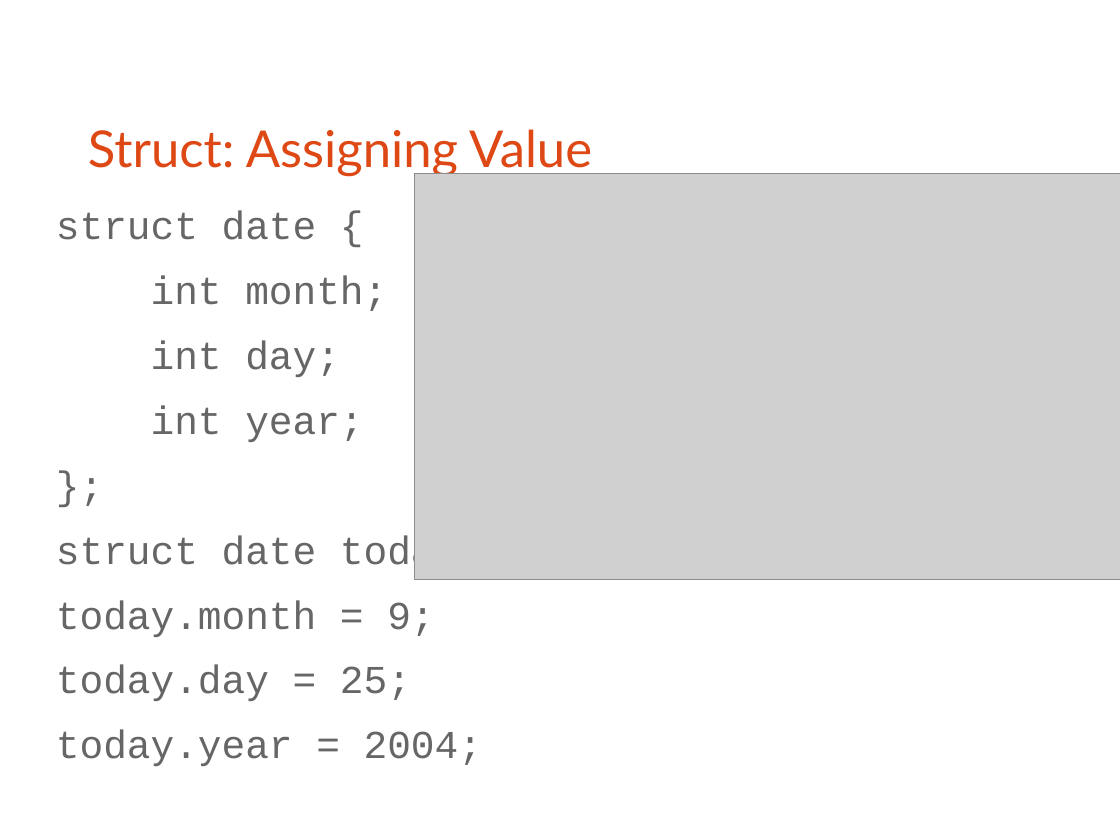
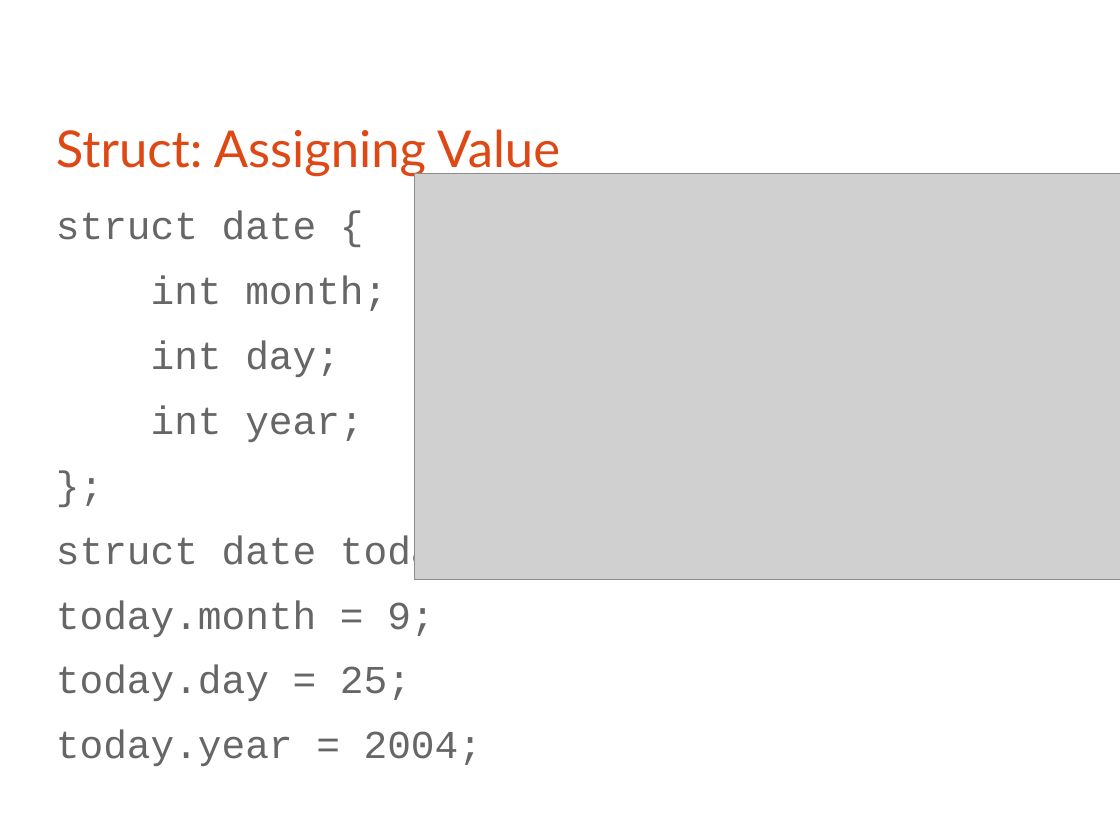
Before and after one commit to bagustris/prokom-tf, a slide deck: slide 19 of prokom5.odp. Drawn at 1120x840 pixels with LibreOffice and Linux fonts; fonts in the diff are those of the drawing; grey boxes stand for pictures. Boxes give left, top, right and bottom in pixels: in the first picture for what was removed or moved away, otherwise in the second. Text is boxed around its words. In the diff, an @@ line names an element or a change of style, - is before the commit and + after.

```diff
--- a/prokom5.odp
+++ b/prokom5.odp
@@ title "Struct: Assigning Value": place and size @@
-title "Struct: Assigning Value" at <box>88,129,592,176</box>
+title "Struct: Assigning Value" at <box>56,129,560,176</box>
```
Also in this commit, not shown: 1 other slide changed, 1 slide added, 1 other file.
